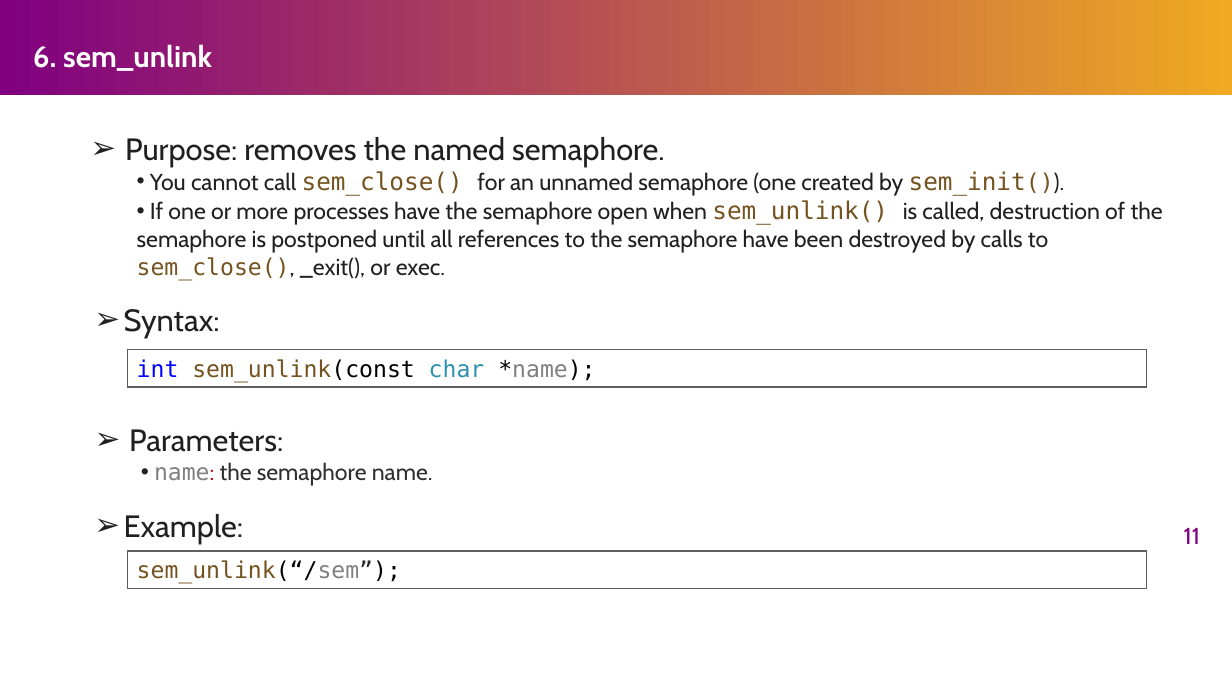
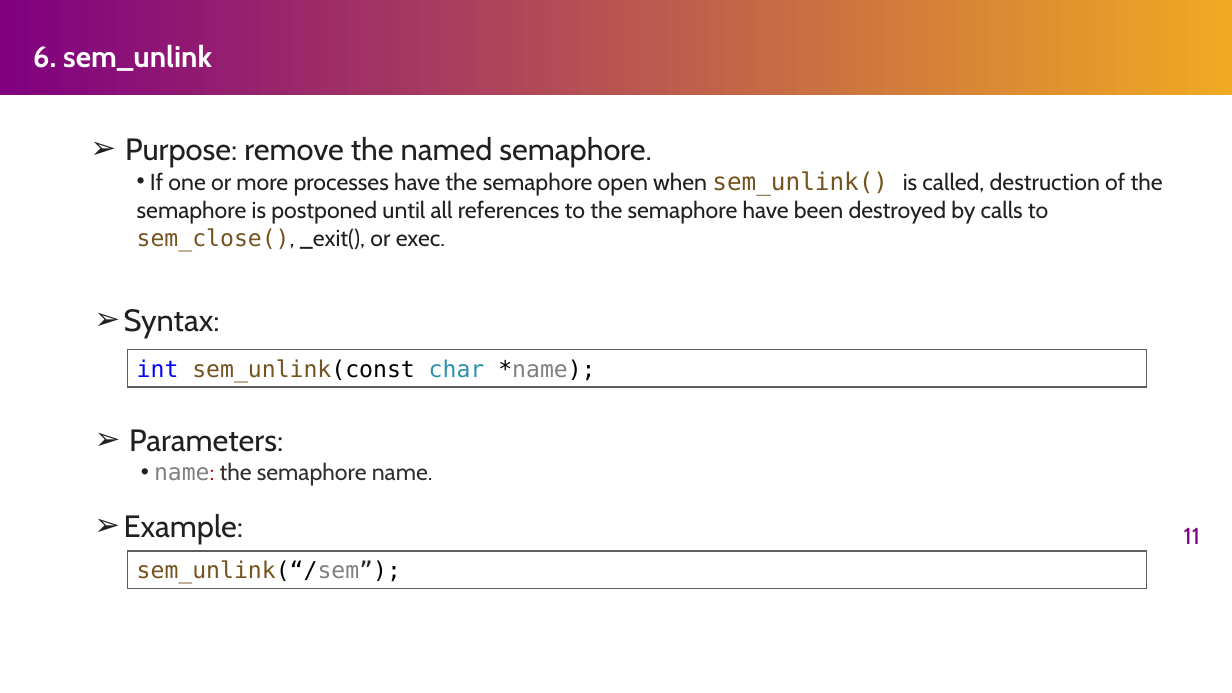
Before and after one commit to henryhxu/CSCI3150, a slide deck: slide 11 of tutorial/T06/tut06.pptx. Drawn at 1232x693 pixels with LibreOffice and Linux fonts; fonts in the diff are those of the drawing. Boxes give left, top, right and bottom in pixels: in the first picture for what was removed or moved away, otherwise in the second. Text is boxed around its words. In the diff, an @@ line names an element or a change of style, - is before the commit and + after.

```diff
--- a/tutorial/T06/tut06.pptx
+++ b/tutorial/T06/tut06.pptx
@@ text at bbox=[125, 137, 652, 166]: text changed; size 18 to 24 pt @@
-➢ Purpose: removes the named semaphore.
-  • You cannot call sem_close() for an unnamed semaphore (one created by sem_init()).
+➢ Purpose: remove the named semaphore.
```
Also in this commit, not shown: 12 other slides changed, 2 slides added, 2 other files.
